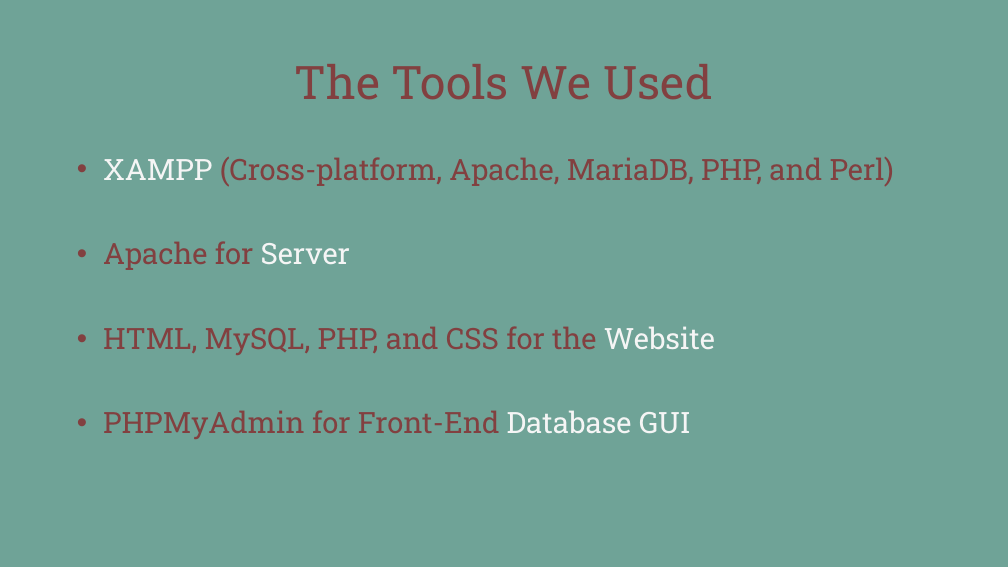
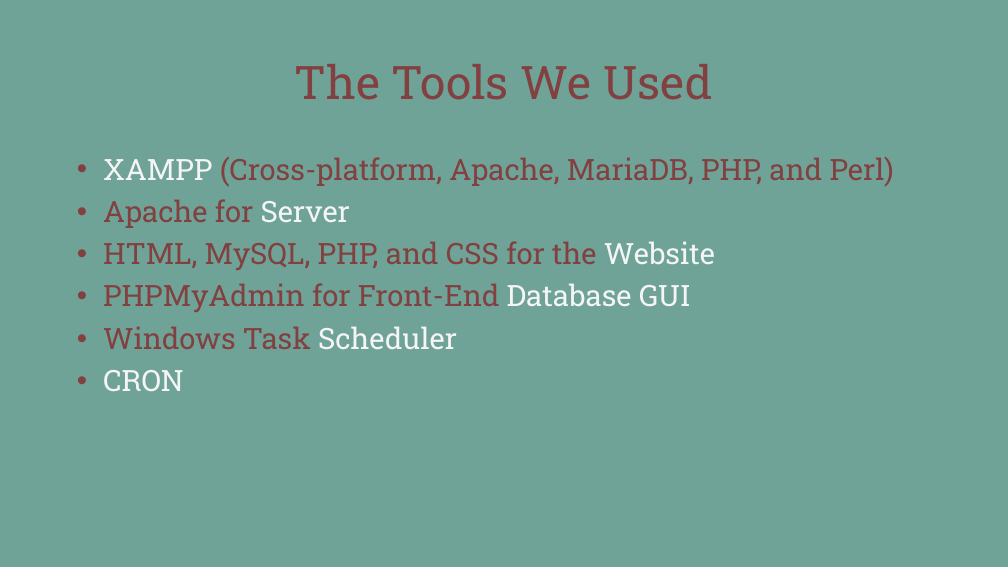
Before and after one commit to Su-Tangnu/NotifyMe, a slide deck: slide 23 of NotifyMe.pptx (slide 25 before the commit). Drawn at 1008x567 pixels with LibreOffice and Linux fonts; fonts in the diff are those of the drawing. Boxes give left, top, right and bottom in pixels: in the first picture for what was removed or moved away, otherwise in the second. Text is boxed around its words. In the diff, an @@ line names an element or a change of style, - is before the commit and + after.

```diff
--- a/NotifyMe.pptx
+++ b/NotifyMe.pptx
@@ text at box(103, 326, 457, 391): paragraphs added @@
+• Windows Task Scheduler
+• CRON
```
Also in this commit, not shown: 11 other slides changed, 2 slides removed, 12 other files.
